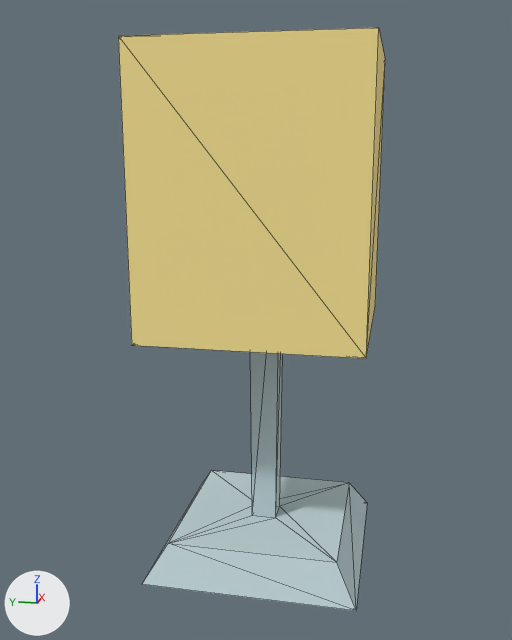
The glTF model public/models/items/lampSquareTable.glb, before and after one commit.
The view is the same before and after, from a 50 mm lens placed at (-0.654, -0.12, 0.401), pointed at (-0.002, 0.01, 0.238). Lighting does not change. The marker at lower left points along +X, +Y and +Z. Mesh edges are drawn as thin lines. Vertices at the same position are counted once.

In view in the first picture: 'lampSquareTable'.
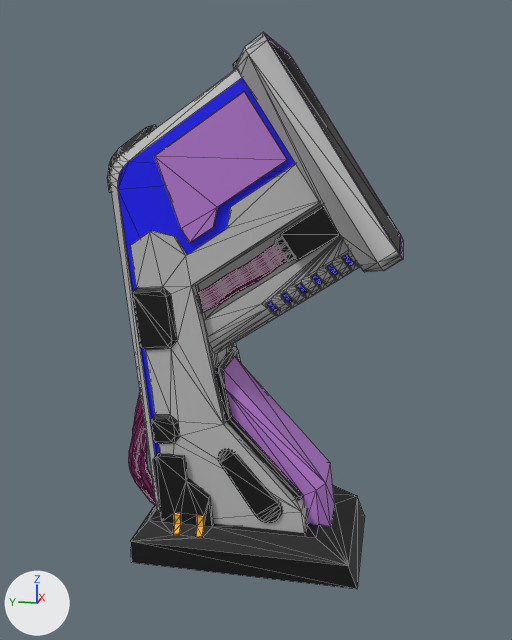
Location of each change, (x1, y1, x2, y2) in pixels of the pictures (512 x 640 px):
```json
{"object": "lampSquareTable", "change": "reshaped, rescaled", "before": [118, 28, 385, 611], "after": [107, 32, 403, 589], "on screen": "11% wider"}
{"part": 1, "of": "me_lampsquaretable_2", "change": "rebuilt", "before": [142, 352, 367, 611], "after": [107, 68, 365, 589]}
{"part": 2, "of": "me_lampsquaretable_2", "change": "built on", "before": [118, 28, 385, 358], "after": [128, 32, 403, 533]}
```

Edits to the scene script, one JSON object a line:
```json
{"op": "add", "block": "mat_lambert8", "code": ["mat_lambert8 = principled_material('lambert8')", "mat_lambert8.base_color = (0.0, 0.0, 1.0)  # blue #0000ff", "mat_lambert8.roughness = 0.6"]}
{"op": "add", "block": "mat_lambert15", "code": ["mat_lambert15 = principled_material('lambert15')", "mat_lambert15.base_color = (0.482, 0.195, 0.663)  # purple #b87ad5", "mat_lambert15.roughness = 0.6"]}
{"op": "add", "block": "mat_lambert19", "code": ["mat_lambert19 = principled_material('lambert19')", "mat_lambert19.base_color = (1.0, 0.475, 0.0)  # yellow #ffb700", "mat_lambert19.roughness = 0.6"]}
{"op": "add", "block": "mat_lambert1_003", "code": ["mat_lambert1_003 = principled_material('lambert1.003')", "mat_lambert1_003.base_color = (0.5, 0.5, 0.5)  # grey #bcbcbc", "mat_lambert1_003.roughness = 0.6"]}
{"op": "add", "block": "mat_lambert7", "code": ["mat_lambert7 = principled_material('lambert7')", "mat_lambert7.base_color = (0.222, 0.0086, 0.12)  # purple #821761", "mat_lambert7.roughness = 0.6"]}
{"op": "add", "block": "mat_lambert9_001", "code": ["mat_lambert9_001 = principled_material('lambert9.001')", "mat_lambert9_001.base_color = (0.0, 0.0, 0.0)  # black #000000", "mat_lambert9_001.roughness = 0.6"]}
{"block": "me_lampsquaretable_2", "where": "# used by ob_lampsquaretable; location = (0.0, 0.0, 0.0); scale = (0.723, 0.723, 0.723)"}
{"op": "remove", "block": "me_lampsquaretable_2", "code": "me_lampsquaretable_2.from_pydata(...)  # 32 vertices, 60 faces; spans x -0.138..0.138, y -0.138..0.138, z 0.004..0.67"}
{"op": "remove", "block": "me_lampsquaretable_2", "code": "me_lampsquaretable_2.materials.append(mat_lamp_005)  # yellow #ffea97"}
{"op": "remove", "block": "me_lampsquaretable_2", "code": "me_lampsquaretable_2.materials.append(mat_metal_037)  # light grey #bfd3d7"}
{"op": "add", "block": "me_lampsquaretable_2", "code": "me_lampsquaretable_2.from_pydata(...)  # 1468 vertices, 2633 faces; spans x -0.072..0.072, y -0.125..0.15, z 0.004..0.489"}
{"block": "me_lampsquaretable_2", "change": "me_lampsquaretable_2 part 1: the loose piece of 16 vertices spanning x -0.138..0.138, y -0.138..0.138, z 0.004..0.498 is rebuilt with 219 vertices and now spans x -0.068..0.068, y -0.098..0.15, z 0.004..0.469"}
{"block": "me_lampsquaretable_2", "change": "me_lampsquaretable_2 part 2: 16 vertices removed from x -0.138..0.138, y -0.138..0.138, z 0.325..0.67; 1249 vertices added at x -0.072..0.072, y -0.125..0.146, z 0.023..0.489"}
{"op": "add", "block": "me_lampsquaretable_2", "code": "me_lampsquaretable_2.materials.append(mat_lambert1_003)  # grey #bcbcbc"}
{"op": "add", "block": "me_lampsquaretable_2", "code": "me_lampsquaretable_2.materials.append(mat_lambert7)  # purple #821761"}
{"op": "add", "block": "me_lampsquaretable_2", "code": "me_lampsquaretable_2.materials.append(mat_lambert9_001)  # black #000000"}
{"op": "add", "block": "me_lampsquaretable_2", "code": "me_lampsquaretable_2.materials.append(mat_lambert8)  # blue #0000ff"}
{"op": "add", "block": "me_lampsquaretable_2", "code": "me_lampsquaretable_2.materials.append(mat_lambert15)  # purple #b87ad5"}
{"op": "add", "block": "me_lampsquaretable_2", "code": "me_lampsquaretable_2.materials.append(mat_lambert19)  # yellow #ffb700"}
{"op": "set", "path": "ob_lampsquaretable.scale", "old": "(0.723, 0.723, 0.723)", "new": "(1.0, 1.0, 1.0)"}
```
